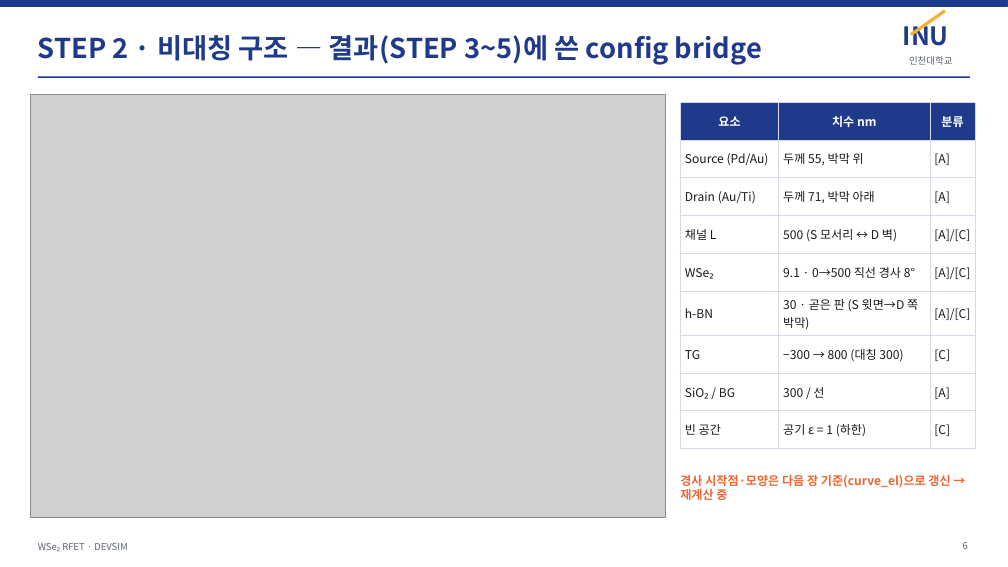
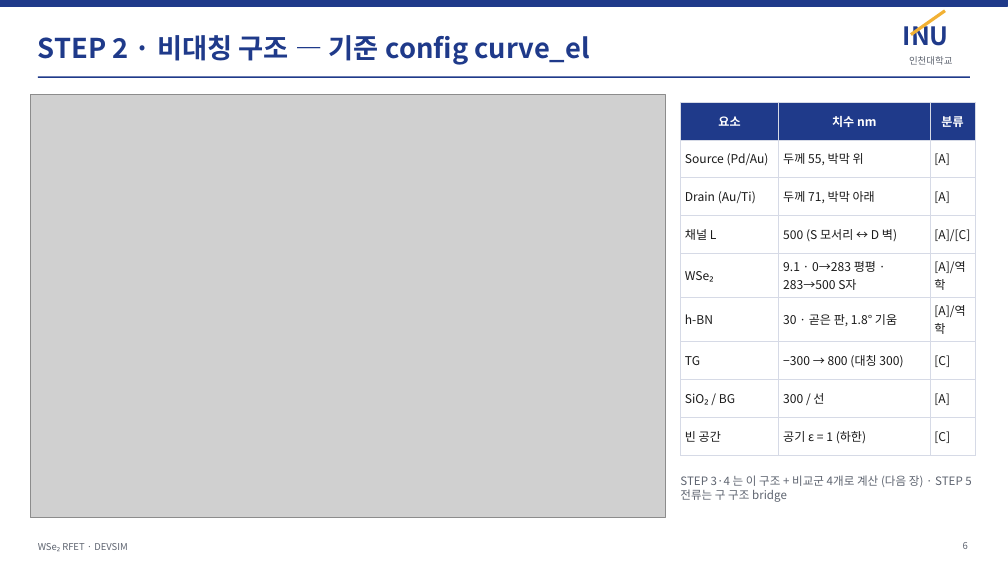
Before and after one commit to jiseonyang-9070/rfet, a slide deck: slide 6 of slides/RFET_progress_INU.pptx. Drawn at 1008x567 pixels with LibreOffice and Linux fonts; fonts in the diff are those of the drawing; grey boxes stand for pictures. Boxes give left, top, right and bottom in pixels: in the first picture for what was removed or moved away, otherwise in the second. Text is boxed around its words. In the diff, an @@ line names an element or a change of style, - is before the commit and + after.

```diff
--- a/slides/RFET_progress_INU.pptx
+++ b/slides/RFET_progress_INU.pptx
@@ text at [38,35,590,65]: text changed @@
-STEP 2 · 비대칭 구조 — 결과(STEP 3~5)에 쓴 config bridge
+STEP 2 · 비대칭 구조 — 기준 config curve_el
@@ table at [681,102,975,447] @@
-row 5, column 2: 9.1 · 0→500 직선 경사 8°
+row 5, column 2: 9.1 · 0→283 평평 · 283→500 S자
-row 5, column 3: [A]/[C]
+row 5, column 3: [A]/역학
-row 6, column 2: 30 · 곧은 판 (S 윗면→D 쪽 박막)
+row 6, column 2: 30 · 곧은 판, 1.8° 기움
-row 6, column 3: [A]/[C]
+row 6, column 3: [A]/역학
@@ text at [680,475,971,502]: text changed; size 11.5 to 11 pt; text colour #EB6834 to #5E6470; bold off @@
-경사 시작점·모양은 다음 장 기준(curve_el)으로 갱신 → 재계산 중
+STEP 3·4 는 이 구조 + 비교군 4개로 계산 (다음 장) · STEP 5 전류는 구 구조 bridge
```
Also in this commit, not shown: 6 other slides changed, 11 other files.
